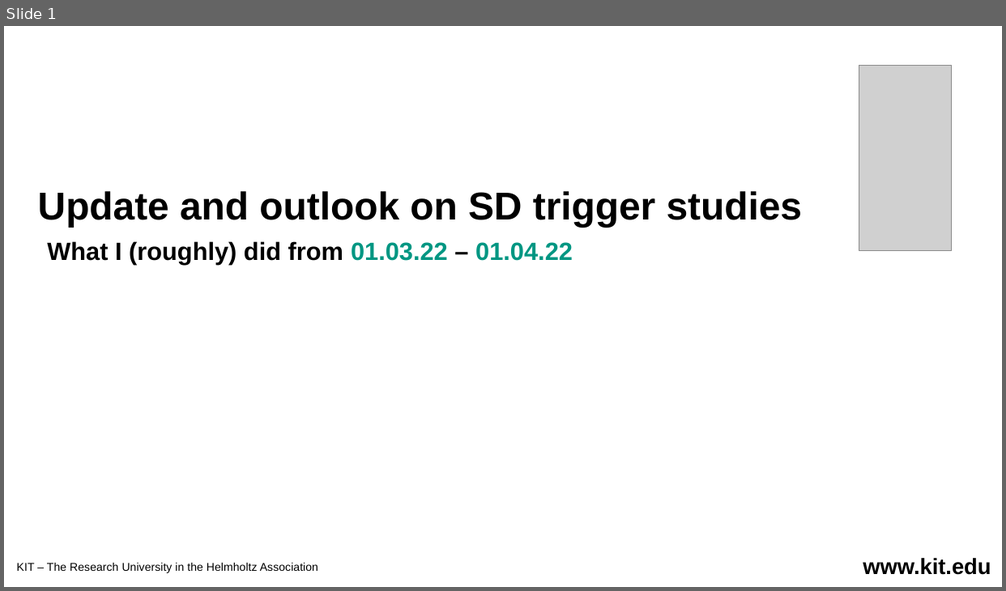
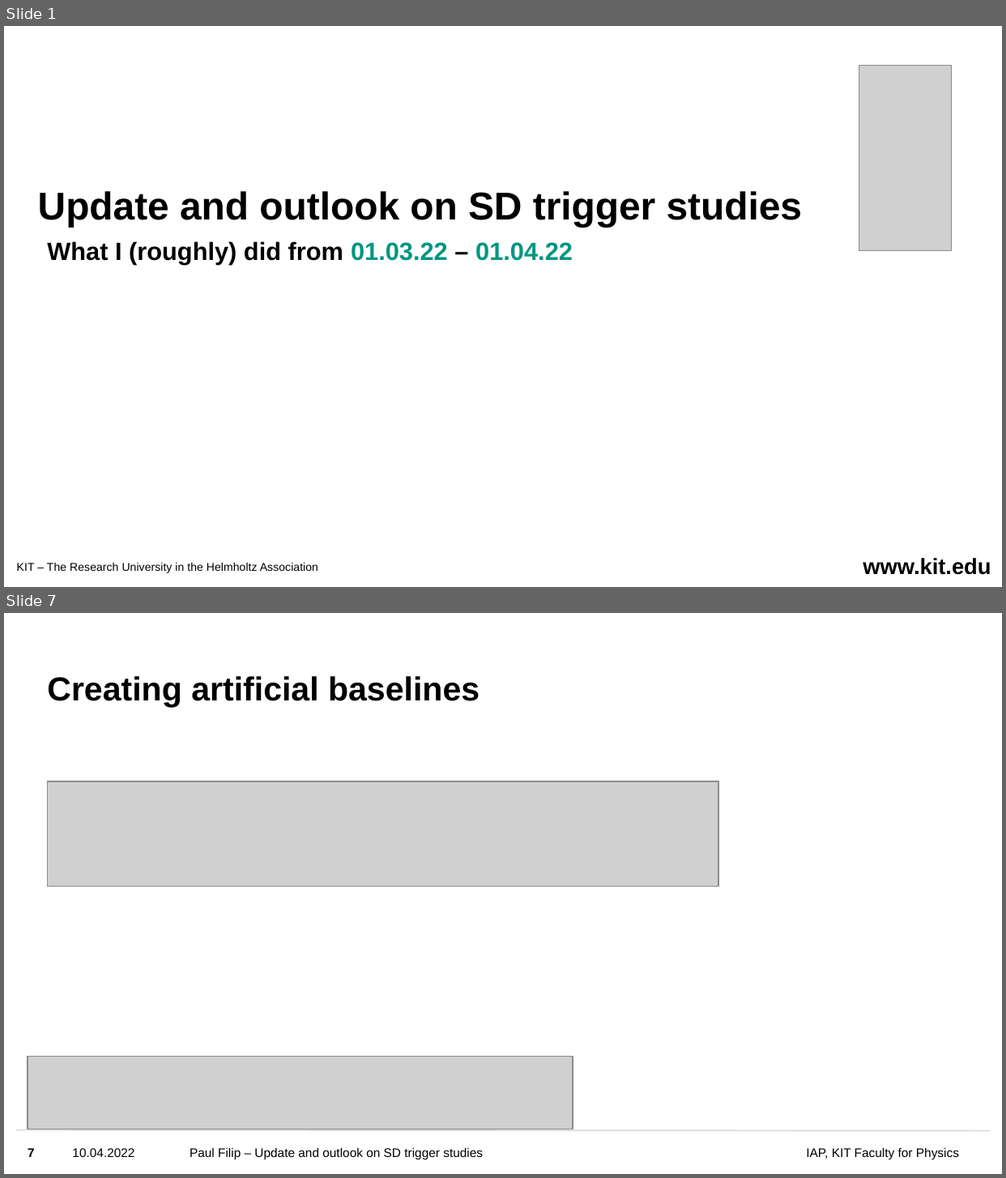
Before and after one commit to Quizznor/master-thesis, a slide deck: thesis/progress_updates/Trigger_studies_status_report_01.pptx. Shown one above the other, each under a label of ours: slide 1 before the commit, slides 1 and 7 after it; the slides between them are not shown. The pictures are 1006x591 and 1006x1178 pixels, drawn with LibreOffice and Linux fonts; fonts in the diff are those of the drawing; grey boxes stand for pictures; background and template pictures are left out. Boxes give left, top, right and bottom in pixels: in the first picture for what was removed or moved away, otherwise in the second. Text is boxed around its words. In the diff, an @@ line names an element or a change of style, - is before the commit and + after.

```diff
--- a/thesis/progress_updates/Trigger_studies_status_report_01.pptx
+++ b/thesis/progress_updates/Trigger_studies_status_report_01.pptx
@@ slide 7 added at [4, 613, 1002, 1174], background #FFFFFF @@
@@ title added at [47, 676, 479, 707], 24 pt, text #000000, bold @@
+Creating artificial baselines
@@ picture added at [47, 781, 718, 887] @@
@@ picture added at [28, 1057, 573, 1130] @@
@@ line added from (16, 1131) to (990, 1131), #D9D9D9 1 pt @@
@@ page number added at [27, 1148, 35, 1157], 9 pt, text #000000, bold @@
+7
@@ text added at [72, 1148, 134, 1157], 9 pt, text #000000 @@
+10.04.2022
@@ text added at [189, 1148, 483, 1161], 9 pt, text #000000 @@
+Paul Filip – Update and outlook on SD trigger studies
@@ text added at [806, 1148, 959, 1160], 9 pt, text #000000 @@
+IAP, KIT Faculty for Physics
```
Also in this commit, not shown: 22 slides changed, 1 other slide added, 3 other files.
